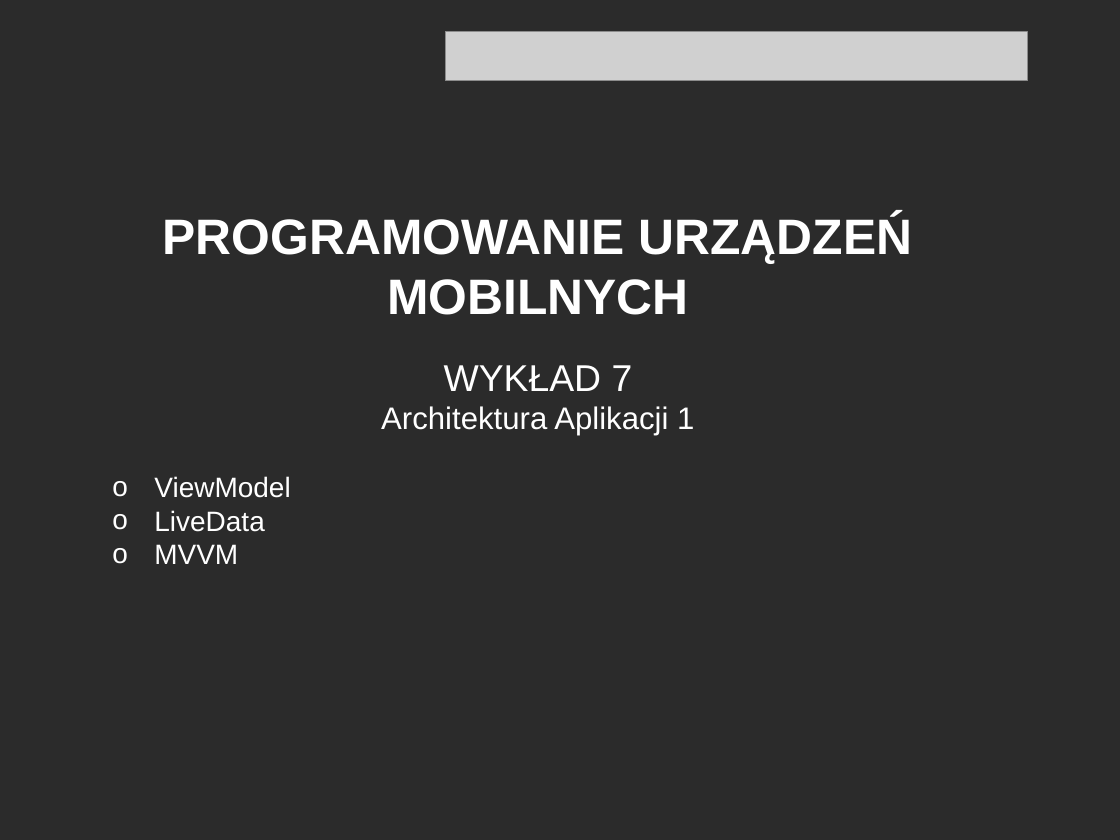
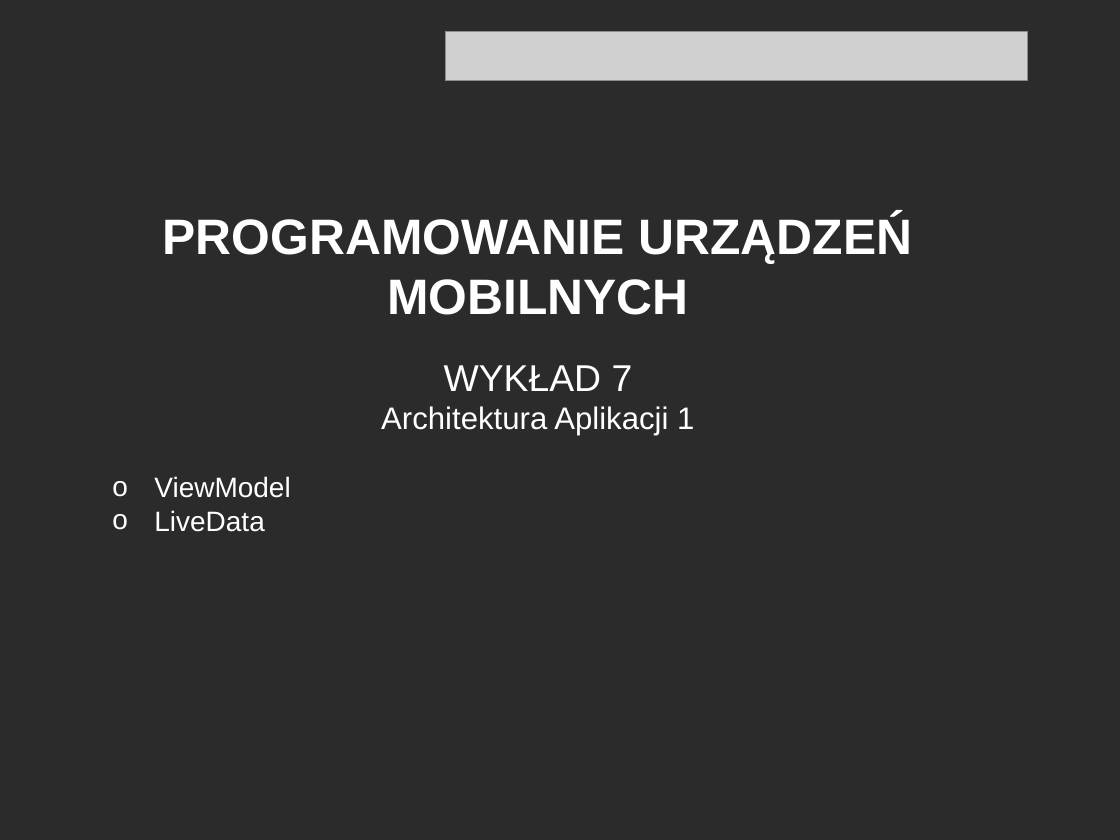
Before and after one commit to RafLew84/PUM, a slide deck: slide 1 of 2024-2025/Wyk/Wyklad7.pptx. Drawn at 1120x840 pixels with LibreOffice and Linux fonts; fonts in the diff are those of the drawing; grey boxes stand for pictures; background and template pictures are left out; a plain dark background stands for a picture behind light text. Boxes give left, top, right and bottom in pixels: in the first picture for what was removed or moved away, otherwise in the second. Text is boxed around its words. In the diff, an @@ line names an element or a change of style, - is before the commit and + after.

```diff
--- a/2024-2025/Wyk/Wyklad7.pptx
+++ b/2024-2025/Wyk/Wyklad7.pptx
@@ text at bbox=[154, 544, 238, 564]: paragraph removed @@
-o MVVM
```
Also in this commit, not shown: 2 slides removed, 7 other files.
